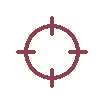
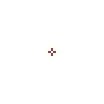
The second 104 x 104 image is a revision of the first. Changes to its layers:
added layer "Layer 5" above "Layer 4" over <box>46,46,58,58</box>
hid "Layer 4" over <box>14,14,90,90</box>
